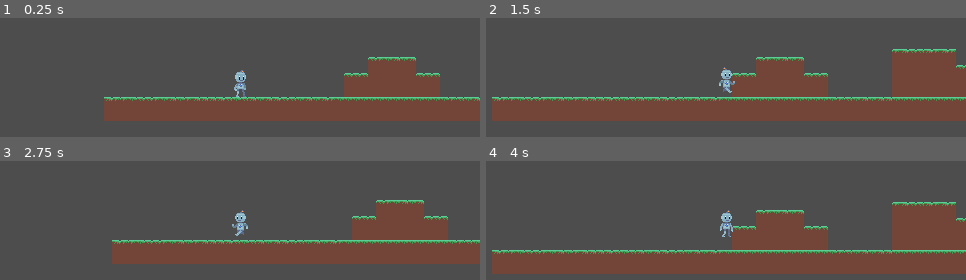
Above: before the commit, frames 1-4 (two rows, left to right).
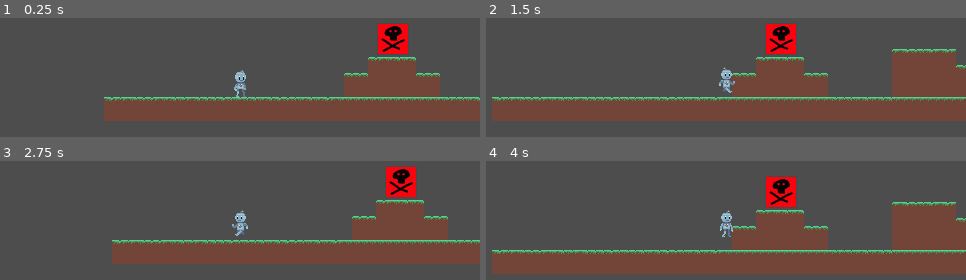
Above: after the commit, the same moments.

Repository: RydalisDarx/gmtk24_godotgame
Game: Godot game, scene res://scenes/levels/test_alt_scene.tscn
Two runs of this game, one before a commit and one after it. Both use one fixed random seed, a clock stepped at 60 frames per second and the inputs below. This scene is started directly instead of the project's main scene. The engine's default icon, where the game draws it, is replaced by a stand-in: a white triangle on a blue panel in a dark square.
Inputs:
- Up to frame 1 (0.25 s): no input
- Up to frame 2 (1.5 s): hold D (walk_right) from 0.53 s (still down); tap Shift (dash) at 0.6, 1.35 s; tap Space (jump) at 0.77 s
- Up to frame 3 (2.75 s): tap Space (jump) at 1.52 s; release D (walk_right) at 2.03 s; hold A (walk_left) from 2.03 s (still down); tap Shift (dash) at 2.1 s
- Up to frame 4 (4 s): release A (walk_left) at 2.78 s; hold D (walk_right) from 2.78 s (still down); tap Shift (dash) at 2.85, 3.6 s; tap Space (jump) at 3.02, 3.77 s

The runs differ from the first frame. In frame 1, 1.6% of the frame differs, in the area x 78-85%, y 5-31%; in frame 2, 1.6%; in frame 3, 1.6%; in frame 4, 1.6%.

Commit message:
Hazard Implementation
Parsed Celeste's implementation of Hazards to evade a merge conflict.

Diff:
--- a/scenes/levels/test_alt_scene.tscn
+++ b/scenes/levels/test_alt_scene.tscn
@@ -1,10 +1,11 @@
-[gd_scene load_steps=8 format=4 uid="uid://cdkcl7te31mff"]
+[gd_scene load_steps=9 format=4 uid="uid://cdkcl7te31mff"]
 
 [ext_resource type="PackedScene" uid="uid://beiqcohu2gu4g" path="res://scenes/player.tscn" id="1_2f0ok"]
 [ext_resource type="Script" path="res://scripts/scene_logic.gd" id="1_ld57w"]
 [ext_resource type="TileSet" uid="uid://bn728p1sy8er7" path="res://assets/forest_tilset.tres" id="2_xqa6n"]
 [ext_resource type="PackedScene" uid="uid://b5dhwryicmp6o" path="res://scenes/world_objects/level_portal.tscn" id="3_ucxot"]
 [ext_resource type="PackedScene" uid="uid://e8cg0d371vkq" path="res://scenes/world_objects/item_acquistion_hitbox.tscn" id="5_put4a"]
+[ext_resource type="PackedScene" uid="uid://cf74236kpuvbg" path="res://scenes/world_objects/hazard.tscn" id="6_5mflq"]
 
 [sub_resource type="PhysicsMaterial" id="PhysicsMaterial_1quo5"]
 bounce = 0.12
@@ -76,5 +77,9 @@
 duration = 1.0
 reappear_time = 2
 
+[node name="Hazard" parent="items" instance=ExtResource("6_5mflq")]
+position = Vector2(-2677.22, 295.133)
+scale = Vector2(4.21841, 4.21841)
+
 [node name="Player" parent="." instance=ExtResource("1_2f0ok")]
 position = Vector2(14, 608)
--- /dev/null
+++ b/scenes/world_objects/hazard.tscn
@@ -0,0 +1,19 @@
+[gd_scene load_steps=4 format=3 uid="uid://cf74236kpuvbg"]
+
+[ext_resource type="Script" path="res://scripts/hazard.gd" id="1_ojp8f"]
+[ext_resource type="Texture2D" uid="uid://csup6piuvndma" path="res://assets/placeholder_hazard.png" id="2_k2uco"]
+
+[sub_resource type="RectangleShape2D" id="RectangleShape2D_kol56"]
+size = Vector2(26, 26)
+
+[node name="Hazard" type="Area2D" groups=["Hazards"]]
+script = ExtResource("1_ojp8f")
+metadata/_edit_group_ = true
+
+[node name="Sprite2D" type="Sprite2D" parent="."]
+texture = ExtResource("2_k2uco")
+
+[node name="CollisionShape2D" type="CollisionShape2D" parent="."]
+shape = SubResource("RectangleShape2D_kol56")
+
+[connection signal="body_entered" from="." to="." method="_on_body_entered"]
--- /dev/null
+++ b/scripts/hazard.gd
@@ -0,0 +1,14 @@
+class_name Hazard
+extends Node2D
+
+signal hazard_collision
+
+func _ready():
+	var player_nodes = get_tree().get_nodes_in_group("Player")
+
+	for player in player_nodes:
+		hazard_collision.connect(player._on_hazard_collision)
+
+func _on_body_entered(body : Node2D):
+	if body.is_in_group("Player"):
+		hazard_collision.emit()
--- a/scripts/player.gd
+++ b/scripts/player.gd
@@ -135,6 +135,13 @@
 			active_upgrades[upgrade_name] = false
 			print("PLAYER: upgrade " + str(upgrade_name) + " wore off")
 
+func _on_hazard_collision():
+	print("death")
+	call_deferred("reload")
+
+func reload():
+	get_tree().reload_current_scene()
+
 
 func update_animation_blend(animation_blend: float):
 	# this should be called every frame. uses a float to set which animations to play. -1 = left, 1 = right, 0 = right
Binary file added: assets/placeholder_hazard.png
Not shown, added: assets/placeholder_hazard.png.import
